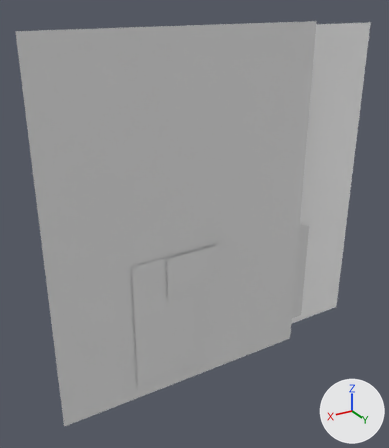
Two versions of the FBX model Unity/Assets/Arcadians/AvatarMale/avatarMale.fbx, one commit apart.
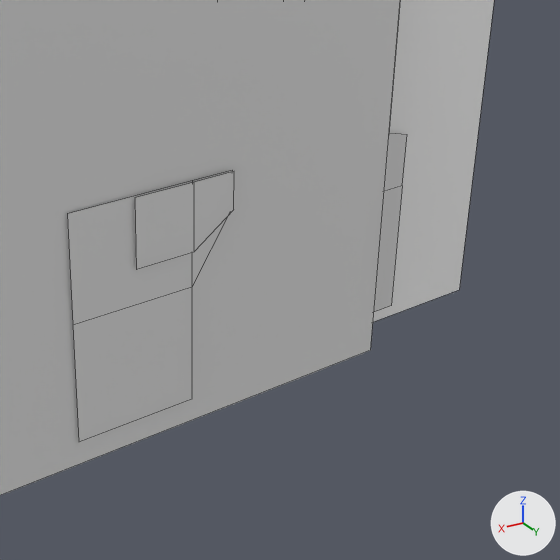
There are two pictures of each version: one whole from a 50 mm camera at (3.52, 4.97, 4.51) aimed at (0.42, -0.2, 1.92), one close up on the part from 25% to 100% of the width and 35% to 100% of the height. Arrows for +X, +Y and +Z are at lower right; the lights stay in place. The close-ups show mesh edges as thin lines.

Before the edit, the objects in view are built like this:
```python
me_plane_002 = bpy.data.meshes.new('Plane.002')
me_plane_002.from_pydata(...)  # 142 vertices, 62 faces; spans x -2.18..2.34, y -0.16..0.16, z -0.06..4.21
# faces by material slot: [1, 1, 1, 1, 1, 15, 22, 20]
me_plane_002.materials.append(mat_mat_mleft)  # white #e7e7e7
me_plane_002.materials.append(mat_mat_mright)
me_plane_002.materials.append(mat_mat_mhead)
me_plane_002.materials.append(mat_mat_meyes)
me_plane_002.materials.append(mat_mat_mmouth)
me_plane_002.materials.append(mat_mat_mtop)  # white #e7e7e7
me_plane_002.materials.append(mat_mat_mbot)  # white #e7e7e7
me_plane_002.materials.append(mat_mat_mskin)  # white #e7e7e7
ob_avatar_male = bpy.data.objects.new('avatar.Male', me_plane_002)
ob_avatar_male.location = (0.0, 0.0, 0.0)
```
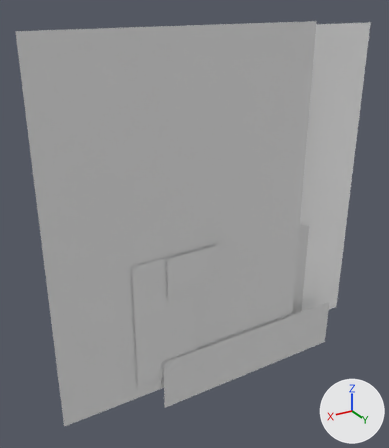
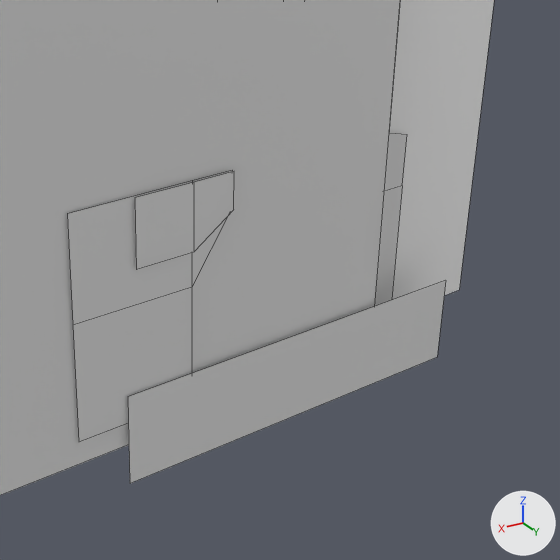
What differs and where, as boxes [x1, y1, x2, y2] in the close-ups (560 x 560 px):
part 1 of me_plane_002, added: after [128, 280, 446, 483]

Diff of the bpy script that builds the scene:
```diff
--- a/Unity/Assets/Arcadians/AvatarMale/avatarMale.fbx.py
+++ b/Unity/Assets/Arcadians/AvatarMale/avatarMale.fbx.py
@@ mat_mat_mshad @@
+mat_mat_mshad = principled_material('mat.mshad')
+mat_mat_mshad.base_color = (0.8, 0.8, 0.8)  # white #e7e7e7
@@ me_plane_002 @@
 # used by ob_avatar_male; location = (0.0, 0.0, 0.0)
 # verts and faces of me_plane_002; kept vertices keep their numbers, new ones are numbered from 142
-me_plane_002.from_pydata(...)  # 142 vertices, 62 faces; spans x -2.18..2.34, y -0.16..0.16, z -0.06..4.21
+me_plane_002.from_pydata(...)  # 146 vertices, 63 faces; spans x -2.18..2.34, y -0.16..0.16, z -0.35..4.21
+# me_plane_002 part 1
+verts[142] = (-1.67, 0.16, 0.36)  # pixel (445, 280)
+verts[143] = (-1.67, 0.16, -0.35)  # pixel (437, 357)
+verts[144] = (1.07, 0.16, 0.36)  # pixel (127, 396)
+verts[145] = (1.07, 0.16, -0.35)  # pixel (129, 483)
+faces += [(142, 143, 145, 144)]  # mat_mat_mshad (white #e7e7e7)
 me_plane_002.materials.append(mat_mat_mleft)
@@ me_plane_002 @@
 me_plane_002.materials.append(mat_mat_mskin)
+me_plane_002.materials.append(mat_mat_mshad)  # white #e7e7e7
```
